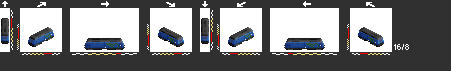
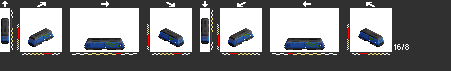
Layers edited between the first and the second 451x71 image:
painted on "Layer 0" over [41, 27, 374, 44]
